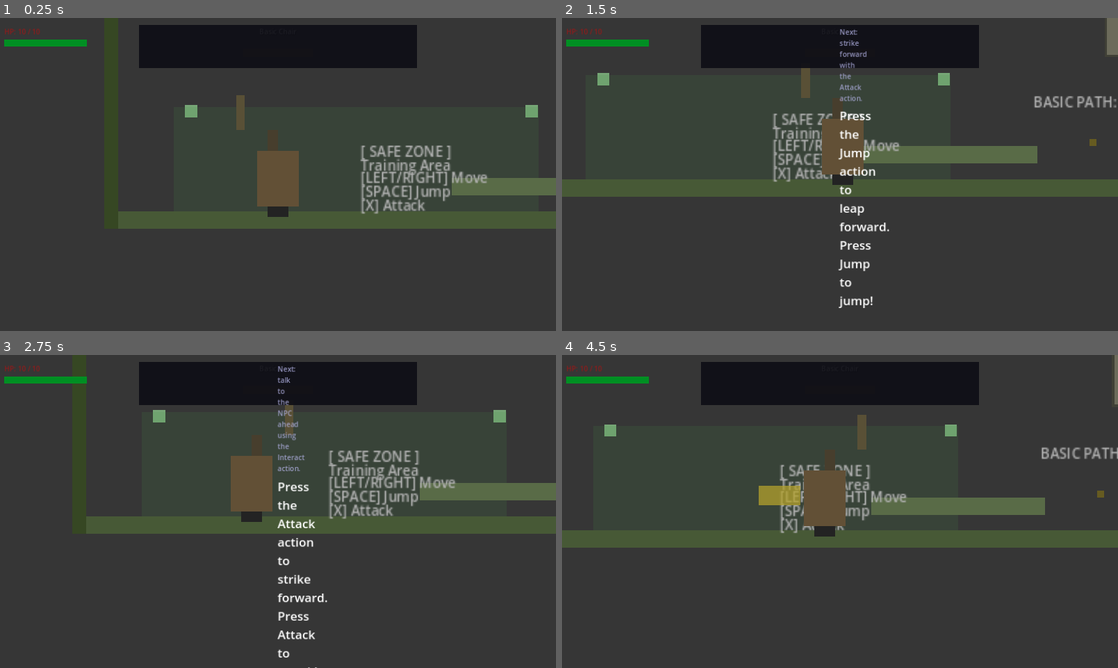
Above: before the commit, frames 1-4 (two rows, left to right).
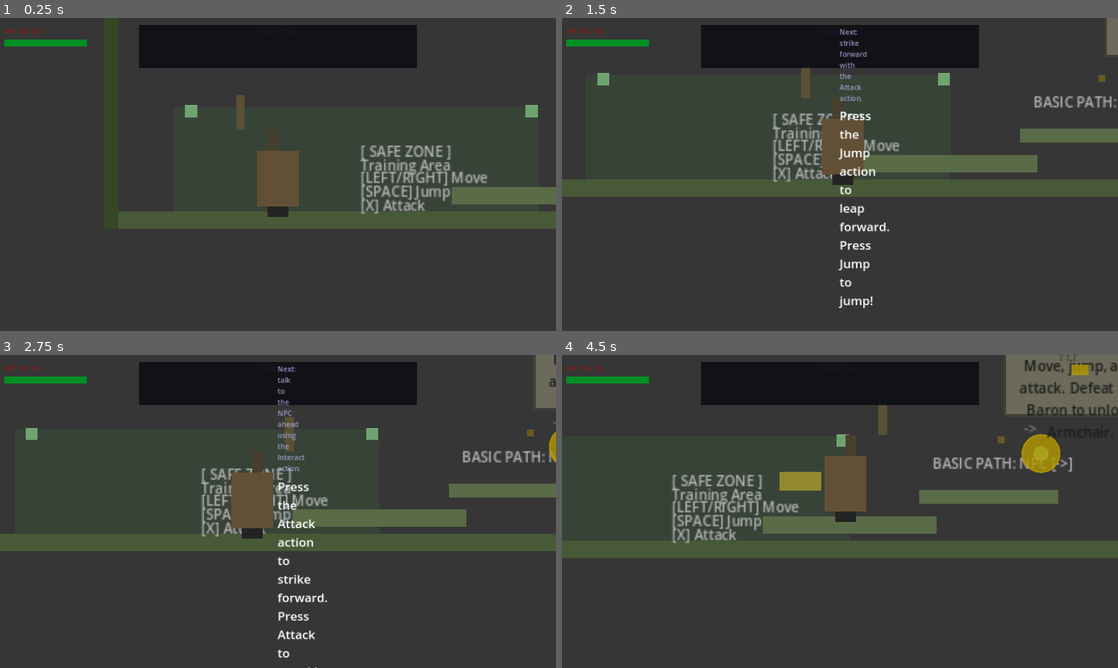
Above: after the commit, the same moments.

Repository: TsilenT/chairfighter
Game: Godot game, scene res://scenes/main/Main.tscn
Same seed, same stepped clock (60 frames per second), same inputs: the game is played once before the commit and once after it.
Inputs:
- Up to frame 1 (0.25 s): no input
- Up to frame 2 (1.5 s): hold D (move_right) from 0.53 s (still down); tap J (attack) at 0.6 s; tap Space (jump) at 0.77 s; tap F (interact) at 1.35 s
- Up to frame 3 (2.75 s): tap Space (jump) at 1.52 s; release D (move_right) at 2.03 s; hold A (move_left) from 2.03 s (still down); hold K (special) from 2.03 s (still down)
- Up to frame 4 (4.5 s): release A (move_left) at 2.78 s; release K (special) at 2.78 s; hold D (move_right) 2.78-4.28 s; tap E (transform_next) at 2.85 s; tap Space (jump) at 3.02, 3.77 s; tap Q (transform_prev) at 3.6 s; hold A (move_left) from 4.28 s (still down); tap J (attack) at 4.35 s

The runs differ from the first frame. In frame 1, 1.0% of the frame differs, in the area x 81-100%, y 51-60%; in frame 2, 2.6%; in frame 3, 13%; in frame 4, 17%, in the area x 0-100%, y 0-65%.

Commit message:
fix(level): make TestLevel platforms reachable per movement constants (53YL-A) (2)

Diff:
--- a/scenes/levels/TestLevel.tscn
+++ b/scenes/levels/TestLevel.tscn
@@ -39,19 +39,19 @@
 shape = SubResource("2")
 
 [node name="Platform1" type="StaticBody2D" parent="Visuals" uid="uid://plat1"]
-position = Vector2(500, 590)
+position = Vector2(500, 600)
 
 [node name="Platform1Col" type="CollisionShape2D" parent="Visuals/Platform1" uid="uid://plat1_col"]
 shape = SubResource("3")
 
 [node name="Platform2" type="StaticBody2D" parent="Visuals" uid="uid://plat2"]
-position = Vector2(800, 470)
+position = Vector2(660, 570)
 
 [node name="Platform2Col" type="CollisionShape2D" parent="Visuals/Platform2" uid="uid://plat2_col"]
 shape = SubResource("4")
 
 [node name="Platform3" type="StaticBody2D" parent="Visuals" uid="uid://plat3"]
-position = Vector2(1140, 320)
+position = Vector2(970, 320)
 
 [node name="Platform3Col" type="CollisionShape2D" parent="Visuals/Platform3" uid="uid://plat3_col"]
 shape = SubResource("5")
@@ -84,22 +84,22 @@
 
 [node name="Plat1Rect" type="ColorRect" parent="Visuals" uid="uid://plat1_rect"]
 offset_left = 400.0
-offset_top = 582.0
+offset_top = 592.0
 offset_right = 600.0
-offset_bottom = 602.0
+offset_bottom = 612.0
 color = Color(0.5, 0.6, 0.4, 1)
 
 [node name="Plat2Rect" type="ColorRect" parent="Visuals" uid="uid://plat2_rect"]
-offset_left = 720.0
-offset_top = 462.0
-offset_right = 880.0
-offset_bottom = 482.0
+offset_left = 580.0
+offset_top = 562.0
+offset_right = 740.0
+offset_bottom = 578.0
 color = Color(0.5, 0.6, 0.4, 1)
 
 [node name="Plat3Rect" type="ColorRect" parent="Visuals" uid="uid://plat3_rect"]
-offset_left = 1020.0
+offset_left = 850.0
 offset_top = 312.0
-offset_right = 1260.0
+offset_right = 1090.0
 offset_bottom = 320.0
 color = Color(0.5, 0.6, 0.4, 1)
 
@@ -210,7 +210,7 @@
 font_size = 14
 font_color = Color(1, 1, 0.8, 0.9)
 
-; Directional cue from npc toward boss/arena (plain ASCII arrow)
+; Directional cue from the npc toward boss/arena (plain ASCII arrow)
 [node name="DirectionLabel2" type="Label" parent="Visuals" uid="uid://direction_label2"]
 position = Vector2(1120, 590)
 text = "BASIC PATH: ARENA [->]"
@@ -230,60 +230,60 @@
 modulate = Color(1, 1, 1, 0.55)
 
 ; Dashed grapple path: a series of small colored dots along the route
-; Updated to trace the new staircase (P1 -> P2 -> Grapple path -> P3)
+; From Platform2 -> GrappleMarker1 -> Platform3
 [node name="RouteDot" type="ColorRect" parent="Visuals/RouteVisuals" uid="uid://route_dot"]
-offset_left = 660.0
-offset_top = 574.0
-offset_right = 668.0
-offset_bottom = 582.0
+offset_left = 670.0
+offset_top = 500.0
+offset_right = 678.0
+offset_bottom = 508.0
 color = Color(1, 0.85, 0, 0.7)
 
 [node name="RouteDot2" type="ColorRect" parent="Visuals/RouteVisuals" uid="uid://route_dot2"]
-offset_left = 756.0
-offset_top = 462.0
-offset_right = 764.0
-offset_bottom = 470.0
+offset_left = 720.0
+offset_top = 440.0
+offset_right = 728.0
+offset_bottom = 448.0
 color = Color(1, 0.85, 0, 0.7)
 
 [node name="RouteDot3" type="ColorRect" parent="Visuals/RouteVisuals" uid="uid://route_dot3"]
-offset_left = 856.0
-offset_top = 350.0
-offset_right = 864.0
-offset_bottom = 358.0
+offset_left = 830.0
+offset_top = 380.0
+offset_right = 838.0
+offset_bottom = 388.0
 color = Color(1, 0.85, 0, 0.7)
 
 [node name="RouteDot4" type="ColorRect" parent="Visuals/RouteVisuals" uid="uid://route_dot4"]
-offset_left = 954.0
-offset_top = 298.0
-offset_right = 962.0
-offset_bottom = 306.0
+offset_left = 895.0
+offset_top = 340.0
+offset_right = 903.0
+offset_bottom = 348.0
 color = Color(1, 0.85, 0, 0.7)
 
 [node name="RouteDot5" type="ColorRect" parent="Visuals/RouteVisuals" uid="uid://route_dot5"]
-offset_left = 1020.0
+offset_left = 960.0
 offset_top = 310.0
-offset_right = 1028.0
+offset_right = 968.0
 offset_bottom = 318.0
 color = Color(1, 0.85, 0, 0.7)
 
 ; Path direction labels using Unicode characters
 [node name="LabelArrow1" type="Label" parent="Visuals/RouteVisuals" uid="uid://label_arrow1"]
-position = Vector2(830, 520)
-text = ">>>"
+position = Vector2(700, 480)
+text = "->"
 horizontal_alignment = 1
 font_size = 24
 font_color = Color(1, 0.85, 0, 0.8)
 
 [node name="LabelArrow2" type="Label" parent="Visuals/RouteVisuals" uid="uid://label_arrow2"]
-position = Vector2(900, 420)
-text = ">>>"
+position = Vector2(815, 420)
+text = "->"
 horizontal_alignment = 1
 font_size = 24
 font_color = Color(1, 0.85, 0, 0.8)
 
 [node name="LabelArrow3" type="Label" parent="Visuals/RouteVisuals" uid="uid://label_arrow3"]
-position = Vector2(1020, 290)
-text = ">>>"
+position = Vector2(890, 355)
+text = "->"
 horizontal_alignment = 1
 font_size = 24
 font_color = Color(1, 0.85, 0, 0.8)
@@ -349,7 +349,7 @@
 position = Vector2(1010, 340)
 
 [node name="GrappleMarker1" parent="." uid="uid://gp1" instance=ExtResource("4gp")]
-position = Vector2(1050, 340)
+position = Vector2(850, 310)
 scale = Vector2(1, 1)
 
 [node name="GrappleMarker2" parent="." uid="uid://gp2" instance=ExtResource("4gp")]
